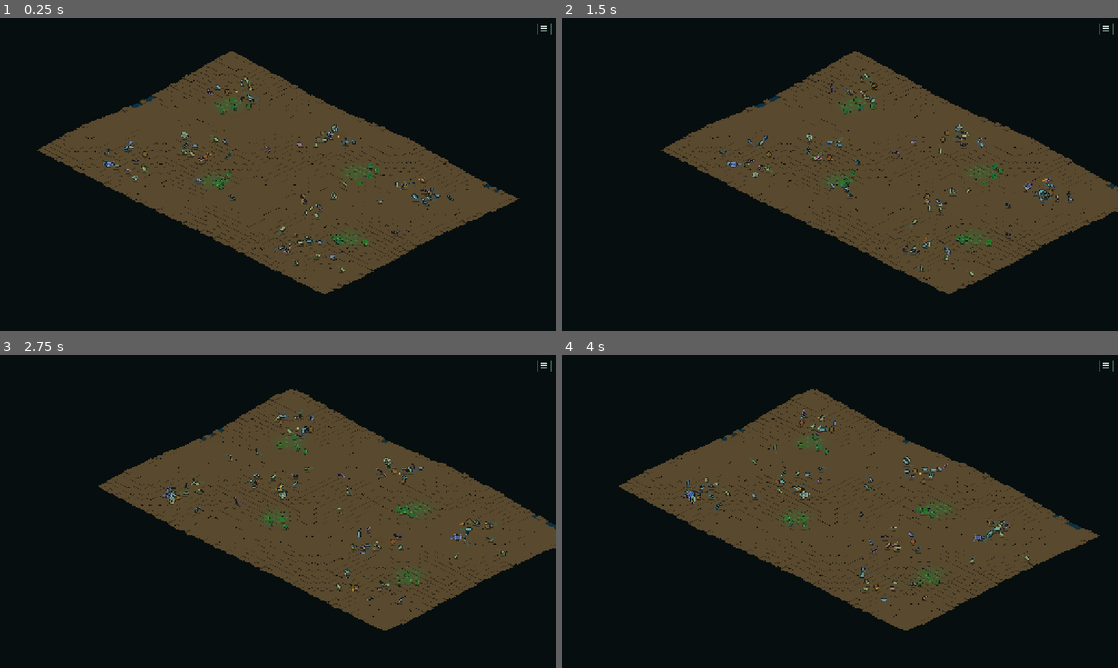
Above: before the commit, frames 1-4 (two rows, left to right).
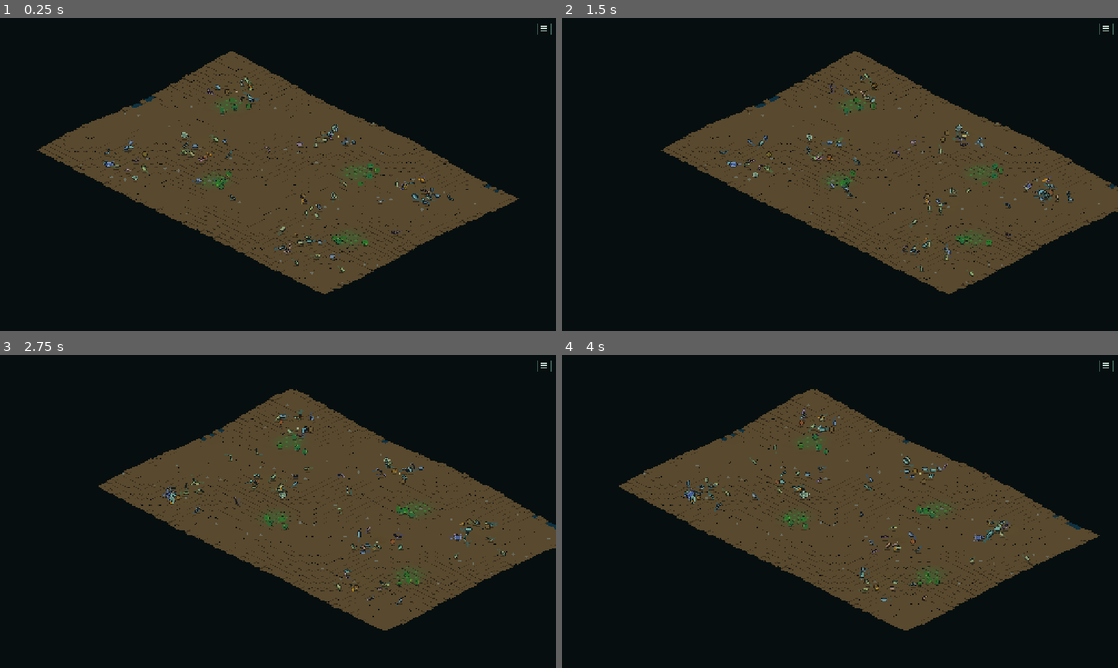
Above: after the commit, the same moments.

Repository: Rzbck/MicroC0re
Game: Godot game, scene res://src/app/main.tscn
Two runs of this game, one before a commit and one after it. Both use one fixed random seed, a clock stepped at 60 frames per second and the inputs below.
Inputs (mouse positions are in pixels of both pictures, inside the frame that each line leads up to):
- Up to frame 1 (0.25 s): no input
- Up to frame 2 (1.5 s): tap Enter at 0.5 s; move the mouse to (962, 158) at 0.52 s; hold D 0.53-1.25 s; tap F at 0.6 s; click (962, 158) at 0.67 s; tap Space at 0.77 s; drag from (728, 190) to (812, 237) at 1.27 s
- Up to frame 3 (2.75 s): move the mouse to (333, 442) at 2.02 s; hold D from 2.03 s (still down); tap N at 2.1 s
- Up to frame 4 (4 s): release D at 2.75 s; drag from (812, 574) to (673, 464) at 2.77 s; tap Space at 3.5, 3.77 s; move the mouse to (1006, 558) at 3.52 s; hold A from 3.53 s (still down); tap 2 at 3.6 s

The runs differ from the first frame. In frame 1, less than 0.1% of the frame differs, in the area x 14-86%, y 24-85%; in frame 2, less than 0.1%; in frame 3, less than 0.1%; in frame 4, 0.1%, in the area x 14-92%, y 15-74%.

Commit message:
Add seasonal living terrain cover

Diff:
--- a/src/app/pixel_isometric_world.gd
+++ b/src/app/pixel_isometric_world.gd
@@ -491,24 +491,79 @@
 				else 0
 			)
 			if mark > 0:
-				var mark_color := Color(0.25, 0.50, 0.22, 0.82)
 				var mark_center := center + Vector2(0.0, -0.5)
-				if mark == 3:
-					mark_color = Color(0.72, 0.24, 0.10, 0.86)
-					mark_center += Vector2(0.0, -0.5)
-				elif mark == 2:
-					mark_color = Color(0.40, 0.25, 0.12, 0.90)
-					mark_center += Vector2(0.0, 0.5)
-				_batch_quad(
-					mark_points,
-					mark_colors,
-					mark_indices,
-					_round_vec(mark_center + Vector2(-1.0, -0.5)),
-					_round_vec(mark_center + Vector2(1.0, -0.5)),
-					_round_vec(mark_center + Vector2(1.0, 0.5)),
-					_round_vec(mark_center + Vector2(-1.0, 0.5)),
-					mark_color
-				)
+				if mark <= 3:
+					var mark_color := Color(0.25, 0.50, 0.22, 0.82)
+					if mark == 3:
+						mark_color = Color(0.72, 0.24, 0.10, 0.86)
+						mark_center += Vector2(0.0, -0.5)
+					elif mark == 2:
+						mark_color = Color(0.40, 0.25, 0.12, 0.90)
+						mark_center += Vector2(0.0, 0.5)
+					_batch_quad(
+						mark_points, mark_colors, mark_indices,
+						_round_vec(mark_center + Vector2(-1.0, -0.5)),
+						_round_vec(mark_center + Vector2(1.0, -0.5)),
+						_round_vec(mark_center + Vector2(1.0, 0.5)),
+						_round_vec(mark_center + Vector2(-1.0, 0.5)),
+						mark_color
+					)
+				elif mark == 4:
+					# Grass: low two-pixel tuft.
+					_batch_quad(
+						mark_points, mark_colors, mark_indices,
+						_round_vec(mark_center + Vector2(-1.4, -0.8)),
+						_round_vec(mark_center + Vector2(1.4, -0.8)),
+						_round_vec(mark_center + Vector2(1.0, 0.2)),
+						_round_vec(mark_center + Vector2(-1.0, 0.2)),
+						Color(0.28, 0.58, 0.24, 0.92)
+					)
+				elif mark == 5:
+					# Shrub: dark base + lighter crown.
+					_batch_quad(
+						mark_points, mark_colors, mark_indices,
+						_round_vec(mark_center + Vector2(-2.1, -1.3)),
+						_round_vec(mark_center + Vector2(2.1, -1.3)),
+						_round_vec(mark_center + Vector2(1.7, 0.3)),
+						_round_vec(mark_center + Vector2(-1.7, 0.3)),
+						Color(0.18, 0.43, 0.20, 0.96)
+					)
+					_batch_quad(
+						mark_points, mark_colors, mark_indices,
+						_round_vec(mark_center + Vector2(-1.3, -2.0)),
+						_round_vec(mark_center + Vector2(1.3, -2.0)),
+						_round_vec(mark_center + Vector2(1.1, -0.8)),
+						_round_vec(mark_center + Vector2(-1.1, -0.8)),
+						Color(0.32, 0.62, 0.26, 0.96)
+					)
+				elif mark == 6:
+					# Tree: tiny pixel trunk + canopy, still batched.
+					_batch_quad(
+						mark_points, mark_colors, mark_indices,
+						_round_vec(mark_center + Vector2(-0.55, -3.0)),
+						_round_vec(mark_center + Vector2(0.55, -3.0)),
+						_round_vec(mark_center + Vector2(0.55, 0.4)),
+						_round_vec(mark_center + Vector2(-0.55, 0.4)),
+						Color(0.36, 0.23, 0.12, 1.0)
+					)
+					_batch_quad(
+						mark_points, mark_colors, mark_indices,
+						_round_vec(mark_center + Vector2(-2.5, -4.2)),
+						_round_vec(mark_center + Vector2(2.5, -4.2)),
+						_round_vec(mark_center + Vector2(2.0, -1.5)),
+						_round_vec(mark_center + Vector2(-2.0, -1.5)),
+						Color(0.18, 0.48, 0.20, 0.98)
+					)
+				elif mark == 7:
+					# Rock: compact grey diamond.
+					_batch_quad(
+						mark_points, mark_colors, mark_indices,
+						_round_vec(mark_center + Vector2(0.0, -1.6)),
+						_round_vec(mark_center + Vector2(2.0, -0.2)),
+						_round_vec(mark_center + Vector2(0.0, 1.0)),
+						_round_vec(mark_center + Vector2(-2.0, -0.2)),
+						Color(0.42, 0.44, 0.40, 0.96)
+					)
 
 	var terrain_rid: RID = terrain_batch_layer.get_canvas_item()
 	var mark_rid: RID = terrain_mark_layer.get_canvas_item()
@@ -1890,7 +1945,10 @@
 				sim.producer_biomass.sample_world(world_position)
 			)
 			var mark: int = 0
-			if damage > 0.09:
+			var cover_state: int = terrain.cover_state_at_grid(x, y)
+			if cover_state > LivingTerrainScript.COVER_BARE:
+				mark = 3 + cover_state
+			elif damage > 0.09:
 				mark = 3
 			elif detritus_value > 0.10:
 				mark = 2
--- a/src/simulation/living_terrain.gd
+++ b/src/simulation/living_terrain.gd
@@ -39,6 +39,16 @@
 const WATER_FLOW_RATE := 0.34
 const WATER_FLOW_CELL_FRACTION := 0.18
 const WATER_EPSILON := 0.008
+
+const COVER_BARE := 0
+const COVER_GRASS := 1
+const COVER_SHRUB := 2
+const COVER_TREE := 3
+const COVER_ROCK := 4
+const COVER_UPDATE_INTERVAL := 2.0
+const COVER_GRASS_SECONDS := 8.0
+const COVER_SHRUB_SECONDS := 28.0
+const COVER_TREE_SECONDS := 70.0
 
 var world_size := Vector2.ZERO
 var width: int = 0
@@ -79,6 +89,13 @@
 var season_warmth: float = 0.5
 var water_moved_total: float = 0.0
 
+var cover_states: PackedByteArray = PackedByteArray()
+var cover_age: PackedFloat32Array = PackedFloat32Array()
+var cover_stress: PackedFloat32Array = PackedFloat32Array()
+var rockiness: PackedFloat32Array = PackedFloat32Array()
+var cover_transitions_total: int = 0
+var _cover_accumulator: float = 0.0
+
 # Bounded mobile physical cassettes. When an organism disappears, one sampled
 # capability module can remain in the environment for a short time. Any current
 # family with enough evolved assimilation expression can acquire it.
@@ -114,6 +131,14 @@
 	water_flux.fill(0.0)
 	_water_delta.resize(width * height)
 	_water_delta.fill(0.0)
+	cover_states.resize(width * height)
+	cover_states.fill(COVER_BARE)
+	cover_age.resize(width * height)
+	cover_age.fill(0.0)
+	cover_stress.resize(width * height)
+	cover_stress.fill(0.0)
+	rockiness.resize(width * height)
+	rockiness.fill(0.0)
 	_fragment_grid_width = maxi(
 		1,
 		ceili(world_size.x / FRAGMENT_BUCKET_SIZE)
@@ -127,6 +152,7 @@
 	_generate_seeded_relief()
 	baseline_heights = heights.duplicate()
 	_initialize_hydrology()
+	_initialize_cover()
 
 
 func sample_height(position: Vector2) -> float:
@@ -228,6 +254,42 @@
 		"rain": season_rain,
 		"warmth": season_warmth,
 		"moved": water_moved_total,
+	}
+
+
+func cover_state_at_grid(x: int, y: int) -> int:
+	var sx: int = clampi(x, 0, width - 1)
+	var sy: int = clampi(y, 0, height - 1)
+	return int(cover_states[_index(sx, sy)])
+
+
+func sample_cover_state(position: Vector2) -> int:
+	var gx: int = clampi(roundi(position.x / CELL_SIZE), 0, width - 1)
+	var gy: int = clampi(roundi(position.y / CELL_SIZE), 0, height - 1)
+	return int(cover_states[_index(gx, gy)])
+
+
+func cover_metrics() -> Dictionary:
+	var grass: int = 0
+	var shrub: int = 0
+	var tree: int = 0
+	var rock: int = 0
+	for state in cover_states:
+		match int(state):
+			COVER_GRASS:
+				grass += 1
+			COVER_SHRUB:
+				shrub += 1
+			COVER_TREE:
+				tree += 1
+			COVER_ROCK:
+				rock += 1
+	return {
+		"grass": grass,
+		"shrub": shrub,
+		"tree": tree,
+		"rock": rock,
+		"transitions": cover_transitions_total,
 	}
 
 
@@ -488,6 +550,127 @@
 	revision += 1
 
 
+func _initialize_cover() -> void:
+	for i in range(cover_states.size()):
+		var hash_value: int = posmod(
+			(i + 1) * 1103515245 + fixed_seed * 12345,
+			2147483647
+		)
+		var noise: float = float(hash_value % 10000) / 10000.0
+		rockiness[i] = noise
+		if (
+			noise > 0.985
+			and float(heights[i]) > WATER_LEVEL + 0.05
+		):
+			cover_states[i] = COVER_ROCK
+
+
+func _advance_cover(sim: Variant, dt: float) -> void:
+	_ensure_biome_field_indices(sim)
+	for i in range(cover_states.size()):
+		var state: int = int(cover_states[i])
+		if state == COVER_ROCK:
+			continue
+
+		var moisture: float = float(soil_moisture[i])
+		var water: float = float(water_depths[i])
+		var disturbance: float = float(biome_disturbance[i])
+		var stress: float = float(cover_stress[i])
+
+		var bad_water: bool = water > 0.16
+		var too_dry: bool = moisture < 0.075
+		var disturbed: bool = disturbance > 0.42
+		if bad_water or too_dry or disturbed:
+			stress += dt * (
+				1.0
+				+ (0.8 if bad_water else 0.0)
+				+ (0.6 if disturbed else 0.0)
+			)
+			cover_stress[i] = stress
+			var regression_limit: float = 12.0 + float(state) * 7.0
+			if state > COVER_BARE and stress >= regression_limit:
+				cover_states[i] = state - 1
+				cover_age[i] = 0.0
+				cover_stress[i] = 0.0
+				cover_transitions_total += 1
+			continue
+
+		cover_stress[i] = maxf(0.0, stress - dt * 0.8)
+		var growth: float = clampf(
+			(moisture - 0.075) / 0.45,
+			0.0,
+			1.0
+		)
+		growth *= lerpf(0.45, 1.10, season_warmth)
+		if season_index == 3:
+			growth *= 0.58
+
+		var biome_state: int = int(biome_states[i])
+		match biome_state:
+			BIOME_PRODUCER:
+				growth *= 1.30
+			BIOME_FUNGAL:
+				growth *= 1.08
+			BIOME_BIOFILM:
+				growth *= 0.78
+			BIOME_ANOXIC:
+				growth *= 0.24
+
+		cover_age[i] = float(cover_age[i]) + dt * growth
+
+		var transitioned: bool = false
+		if state == COVER_BARE and float(cover_age[i]) >= COVER_GRASS_SECONDS:
+			cover_states[i] = COVER_GRASS
+			transitioned = true
+		elif (
+			state == COVER_GRASS
+			and float(cover_age[i]) >= COVER_SHRUB_SECONDS
+			and moisture >= 0.16
+			and moisture <= 0.82
+		):
+			cover_states[i] = COVER_SHRUB
+			transitioned = true
+		elif (
+			state == COVER_SHRUB
+			and float(cover_age[i]) >= COVER_TREE_SECONDS
+			and moisture >= 0.22
+			and moisture <= 0.72
+			and disturbance < 0.08
+		):
+			cover_states[i] = COVER_TREE
+			transitioned = true
+
+		if transitioned:
+			cover_age[i] = 0.0
+			cover_stress[i] = 0.0
+			cover_transitions_total += 1
+			state = int(cover_states[i])
+
+		# Living cover feeds back into the same ecological fields used by
+		# microbes. Autumn also returns litter to the detrital loop.
+		if state >= COVER_GRASS:
+			var field_index: int = int(_biome_field_indices[i])
+			var producer_add: float = (
+				0.00035 * float(state) * dt
+			)
+			sim.producer_biomass.values[field_index] = minf(
+				1.5,
+				float(sim.producer_biomass.values[field_index])
+					+ producer_add
+			)
+			sim.oxygen.values[field_index] = minf(
+				1.5,
+				float(sim.oxygen.values[field_index])
+					+ 0.00016 * float(state) * dt
+			)
+			if season_index == 2:
+				sim.detritus.values[field_index] = minf(
+					1.5,
+					float(sim.detritus.values[field_index])
+						+ 0.00018 * float(state) * dt
+				)
+
+
 func advance_from_sim(sim: Variant, dt: float) -> void:
 	climate_time += dt
 	_hydrology_accumulator += dt
@@ -495,6 +678,12 @@
 		var hydro_dt: float = _hydrology_accumulator
 		_hydrology_accumulator = 0.0
 		_advance_hydrology(hydro_dt)
+
+	_cover_accumulator += dt
+	if _cover_accumulator >= COVER_UPDATE_INTERVAL:
+		var cover_dt: float = _cover_accumulator
+		_cover_accumulator = 0.0
+		_advance_cover(sim, cover_dt)
 
 	_agent_accumulator += dt
 	var terrain_dt: float = _terrain_agent_dt(sim)
@@ -1000,12 +1189,15 @@
 		1.0
 	)
 	var light_signal: float = clampf(float(sim.sample_light(position)), 0.0, 1.0)
+	var local_water: float = sample_water_depth(position)
+	var local_moisture: float = sample_moisture(position)
 	var water_signal: float = clampf(
-		(WATER_LEVEL + 0.8 - local_height) / 1.6,
+		local_water * 1.45 + local_moisture * 0.82,
 		0.0,
 		1.0
 	)
 	var biome_state: int = sample_biome_state(position)
+	var cover_state: int = sample_cover_state(position)
 	var habitat_tolerance: float = (
 		float(agent.gene_dormancy)
 		if "gene_dormancy" in agent
@@ -1118,6 +1310,12 @@
 			substrate_factor = 1.10
 		BIOME_DISTURBED:
 			substrate_factor = 1.24
+	if cover_state == COVER_ROCK:
+		substrate_factor *= 0.34
+	elif cover_state == COVER_TREE:
+		substrate_factor *= 0.72
+	elif cover_state == COVER_SHRUB:
+		substrate_factor *= 0.88
 
 	var capacity: float = 0.26 + carry * 0.34
 	agent.terrain_action_clock = float(agent.terrain_action_clock) + dt * (
--- a/tests/smoke_test.gd
+++ b/tests/smoke_test.gd
@@ -51,6 +51,36 @@
 	)
 	if lysis_fx == null or lysis_fx.get_width() <= 0:
 		errors.append("render: lysis effect asset missing")
+
+	# Seasonal living cover progresses through ecological stages and rocks
+	# remain persistent substrate.
+	var cover_sim = PetriSimulationScript.new(19189)
+	cover_sim.seed_demo(0)
+	var cover_probe = LivingTerrainScript.new(
+		19189,
+		Vector2(30.0, 30.0)
+	)
+	cover_probe.water_depths.fill(0.0)
+	cover_probe.soil_moisture.fill(0.55)
+	cover_probe.biome_disturbance.fill(0.0)
+	cover_probe.cover_states.fill(LivingTerrainScript.COVER_BARE)
+	cover_probe.cover_age.fill(0.0)
+	cover_probe.rockiness.fill(0.0)
+	cover_probe.season_warmth = 1.0
+	cover_probe.season_index = 0
+	cover_probe._advance_cover(cover_sim, 12.0)
+	if not cover_probe.cover_states.has(LivingTerrainScript.COVER_GRASS):
+		errors.append("terrain: living cover failed to establish grass")
+	cover_probe._advance_cover(cover_sim, 42.0)
+	if not cover_probe.cover_states.has(LivingTerrainScript.COVER_SHRUB):
+		errors.append("terrain: living cover failed to mature shrub")
+	cover_probe._advance_cover(cover_sim, 100.0)
+	if not cover_probe.cover_states.has(LivingTerrainScript.COVER_TREE):
+		errors.append("terrain: living cover failed to mature tree")
+	cover_probe.cover_states[0] = LivingTerrainScript.COVER_ROCK
+	cover_probe._advance_cover(cover_sim, 200.0)
+	if int(cover_probe.cover_states[0]) != LivingTerrainScript.COVER_ROCK:
+		errors.append("terrain: rock substrate was not persistent")
 
 	# Low-frequency hydrology: water must flow downhill and wet the soil
 	# without requiring a 60 Hz terrain simulation.
Not shown, changed: docs/one-pages/02_BIOME_SUCCESSION.md
